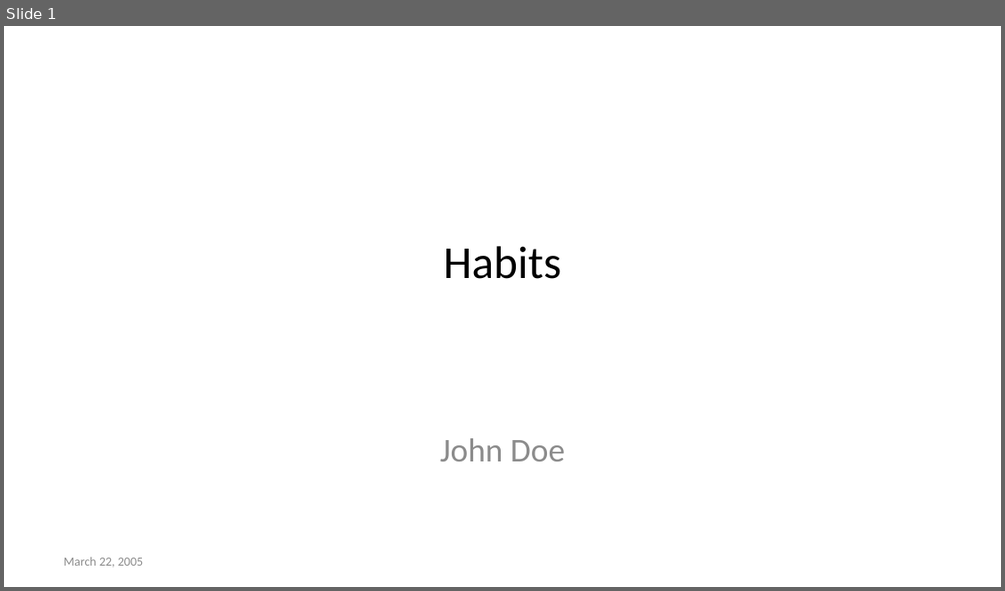
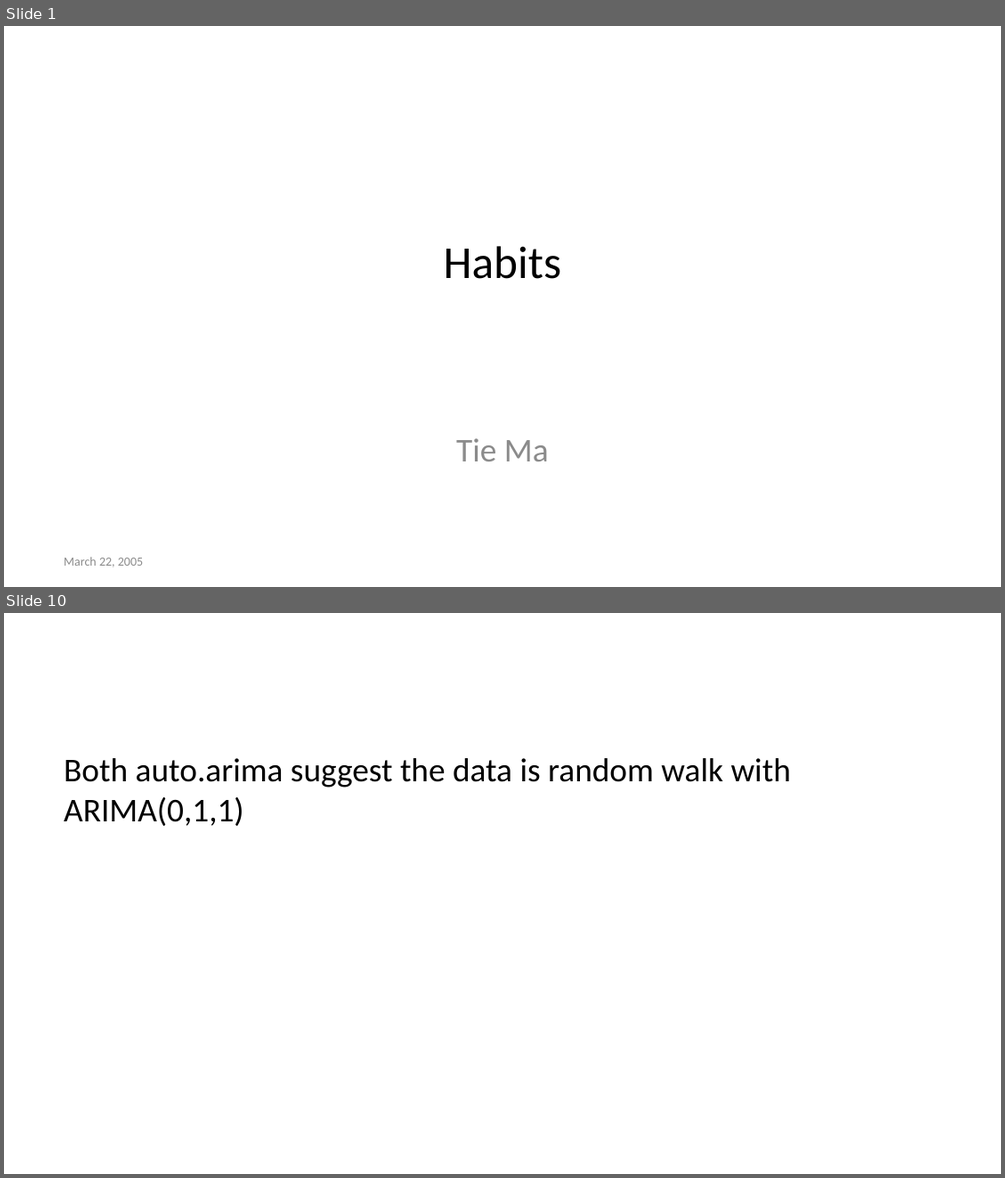
Before and after one commit to Allisterh/VAR_conditional_forecast-ECON-493-forcasting-economy, a slide deck: The research project/The_power_point.pptx. Shown one above the other, each under a label of ours: slide 1 before the commit, slides 1 and 10 after it; the slides between them are not shown. The pictures are 1005x591 and 1005x1178 pixels, drawn with LibreOffice and Linux fonts; fonts in the diff are those of the drawing. Boxes give left, top, right and bottom in pixels: in the first picture for what was removed or moved away, otherwise in the second. Text is boxed around its words. In the diff, an @@ line names an element or a change of style, - is before the commit and + after.

```diff
--- a/The research project/The_power_point.pptx
+++ b/The research project/The_power_point.pptx
@@ slide 10 added at (x1=4, y1=613, x2=1001, y2=1174), background #FFFFFF @@
@@ text added at (x1=64, y1=758, x2=791, y2=826), 24 pt, text #000000 @@
+Both auto.arima suggest the data is random walk with ARIMA(0,1,1)
@@ slide 1 changed as well @@
@@ subtitle at (x1=456, y1=438, x2=549, y2=461): text changed @@
-John Doe
+Tie Ma
```
Also in this commit, not shown: 1 other slide changed, 11 other slides added, 6 slides removed, 7 other files.
